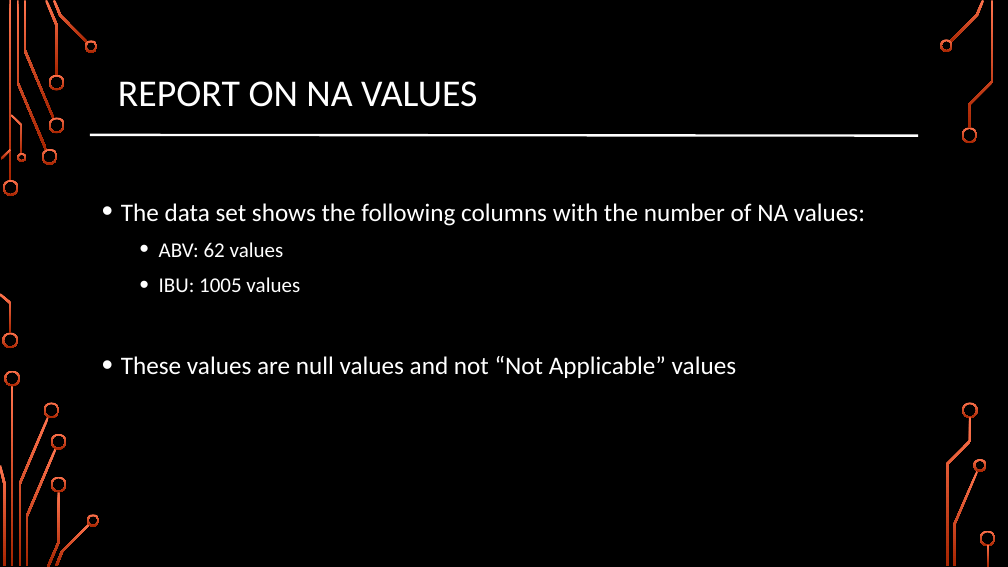
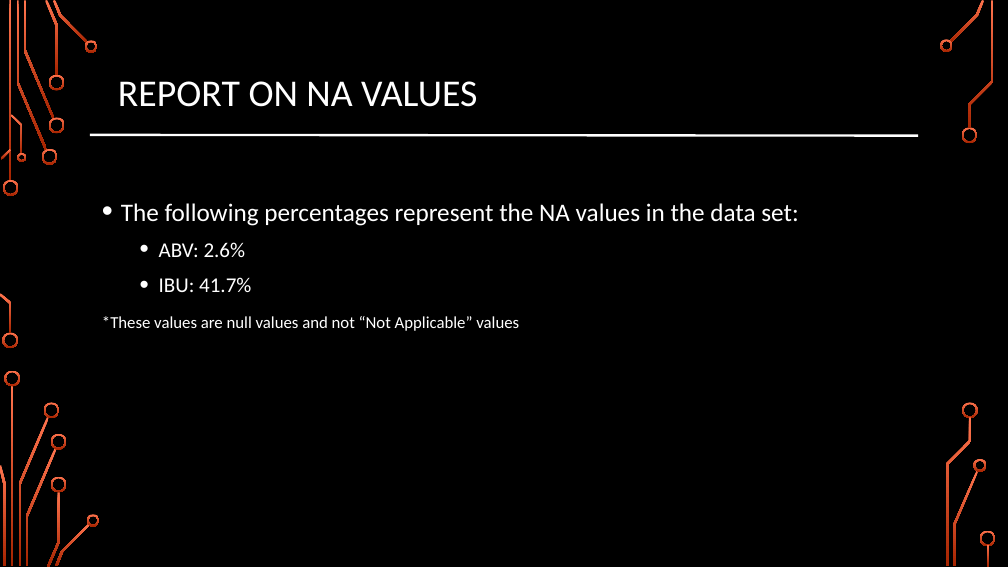
Before and after one commit to arron71/CaseStudy1, a slide deck: slide 5 of CaseStudy1 Presentation.pptx. Drawn at 1008x567 pixels with LibreOffice and Linux fonts; fonts in the diff are those of the drawing; background and template pictures are left out. Boxes give left, top, right and bottom in pixels: in the first picture for what was removed or moved away, otherwise in the second. Text is boxed around its words. In the diff, an @@ line names an element or a change of style, - is before the commit and + after.

Commit message:
Updated presentation

```diff
--- a/CaseStudy1 Presentation.pptx
+++ b/CaseStudy1 Presentation.pptx
@@ text at [102, 203, 798, 331]: text changed @@
-• The data set shows the following columns with the number of NA values:
-  • ABV: 62 values
-  • IBU: 1005 values
-• These values are null values and not “Not Applicable” values
+• The following percentages represent the NA values in the data set:
+  • ABV: 2.6%
+  • IBU: 41.7%
+*These values are null values and not “Not Applicable” values
```
Also in this commit, not shown: 2 other slides changed.
